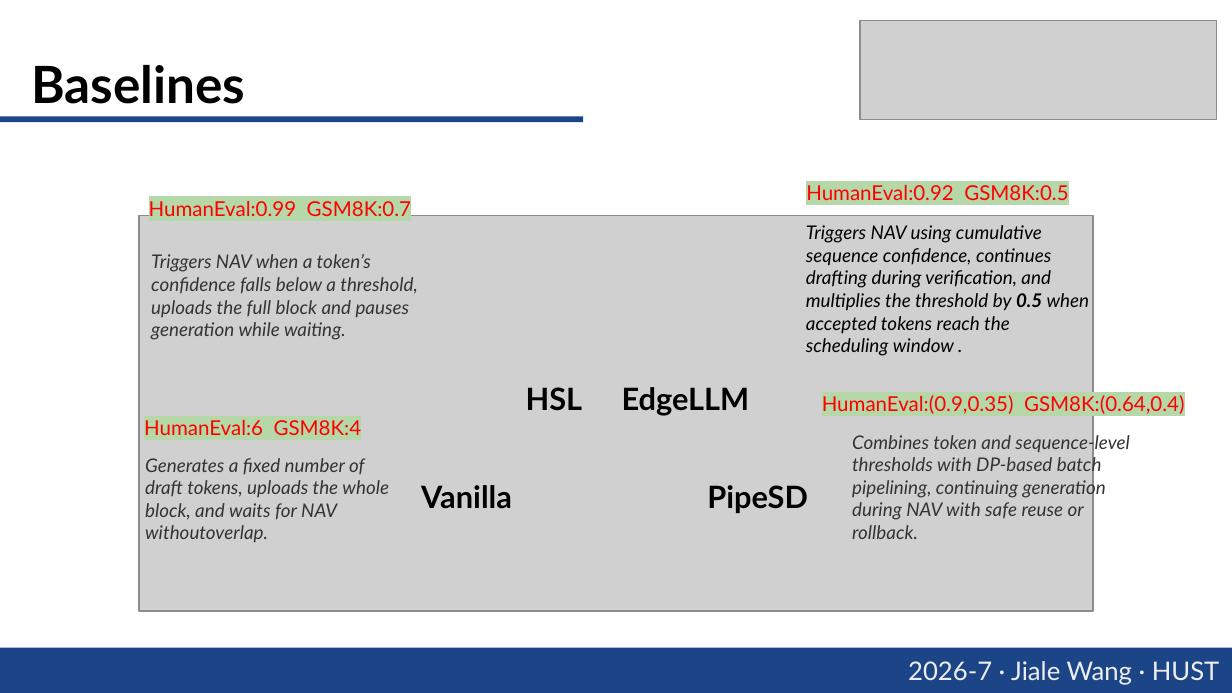
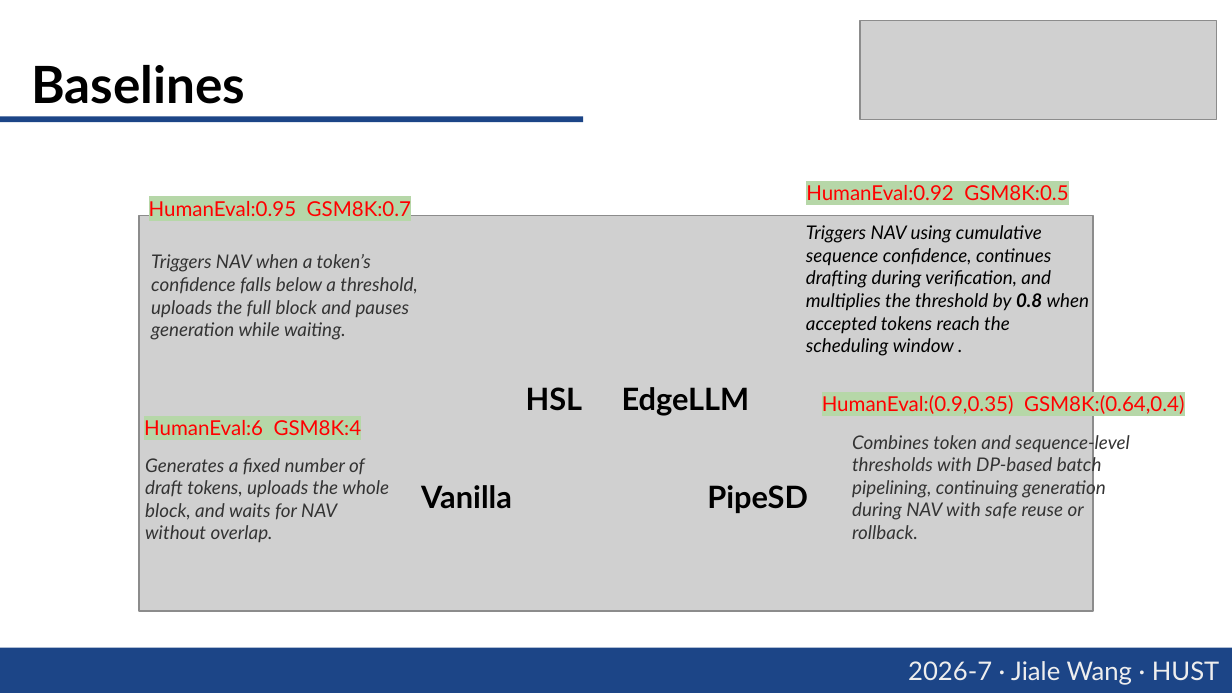
Before and after one commit to Nuyoahwjl/PipeSD, a slide deck: slide 11 of docs/PipeSD.pptx. Drawn at 1232x693 pixels with LibreOffice and Linux fonts; fonts in the diff are those of the drawing; grey boxes stand for pictures. Boxes give left, top, right and bottom in pixels: in the first picture for what was removed or moved away, otherwise in the second. Text is boxed around its words. In the diff, an @@ line names an element or a change of style, - is before the commit and + after.

```diff
--- a/docs/PipeSD.pptx
+++ b/docs/PipeSD.pptx
@@ text at [149, 201, 411, 216]: text changed @@
-HumanEval:0.99 GSM8K:0.7
+HumanEval:0.95 GSM8K:0.7
@@ text at [806, 225, 1090, 356]: text changed @@
-Triggers NAV using cumulative sequence confidence, continues drafting during verification, and multiplies the threshold by 0.5 when accepted tokens reach the scheduling window .
+Triggers NAV using cumulative sequence confidence, continues drafting during verification, and multiplies the threshold by 0.8 when accepted tokens reach the scheduling window .
@@ text at [145, 458, 389, 542]: spaces changed @@
-Generates a fixed number of draft tokens, uploads the whole block, and waits for NAV withoutoverlap.
+Generates a fixed number of draft tokens, uploads the whole block, and waits for NAV without overlap.
```
Also in this commit, not shown: 2 other slides changed, 1 other file.
